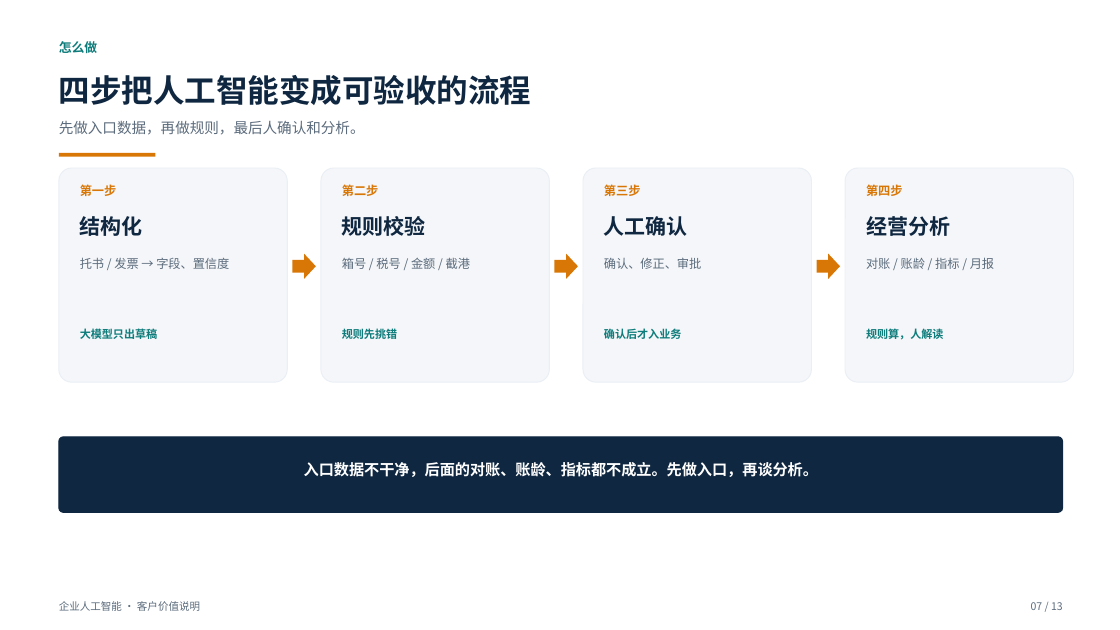
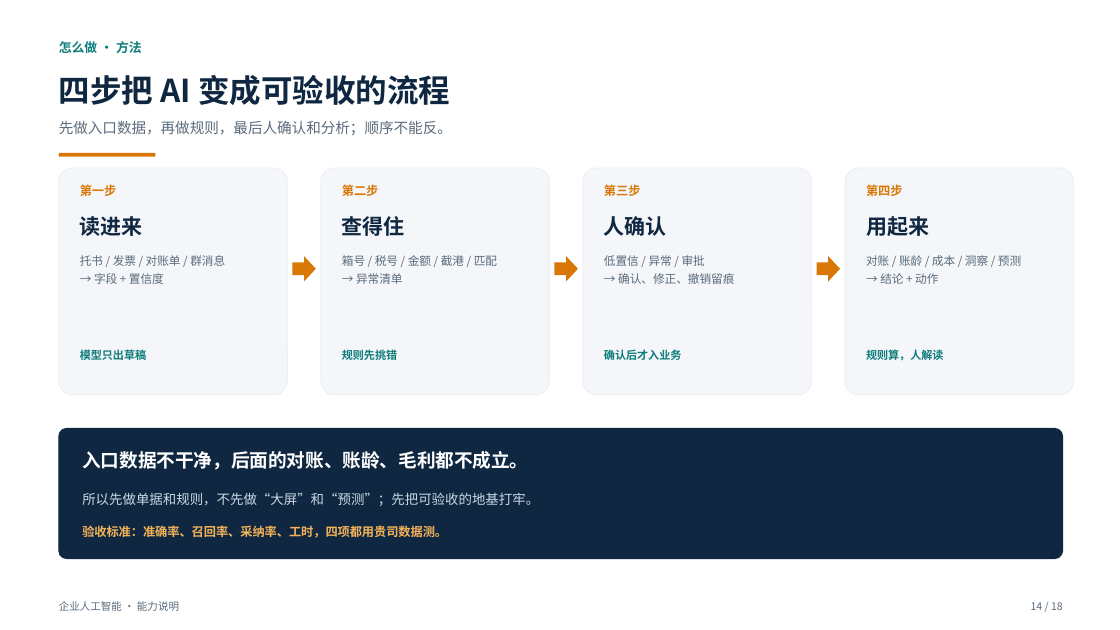
Before and after one commit to roma007/Enterprise-AI, a slide deck: slide 14 of 会客包/reports/客户老板版_系统能力介绍_2026-11-08.pptx (slide 7 before the commit). Drawn at 1120x630 pixels with LibreOffice and Linux fonts; fonts in the diff are those of the drawing. Boxes give left, top, right and bottom in pixels: in the first picture for what was removed or moved away, otherwise in the second. Text is boxed around its words. In the diff, an @@ line names an element or a change of style, - is before the commit and + after.

Commit message:
docs(会客包): 客户老板版 PPT 重构为 18 页
图无影响：仅客户版 PPT、讲稿与会客材料；按好处/能力/表现/做法/条件重排，覆盖 AI-41~AI-50 已实现/演示能力，未改实施全景图节点。

```diff
--- a/会客包/reports/客户老板版_系统能力介绍_2026-11-08.pptx
+++ b/会客包/reports/客户老板版_系统能力介绍_2026-11-08.pptx
@@ text at <box>59,41,142,53</box>: text changed @@
-怎么做
+怎么做 · 方法
@@ text at <box>59,75,450,105</box>: text changed @@
-四步把人工智能变成可验收的流程
+四步把 AI 变成可验收的流程
@@ text at <box>59,121,452,135</box>: text changed @@
-先做入口数据，再做规则，最后人确认和分析。
+先做入口数据，再做规则，最后人确认和分析；顺序不能反。
@@ rounded rectangle: place and size @@
-rounded rectangle at <box>59,168,287,382</box>
+rounded rectangle at <box>59,168,287,395</box>
@@ rounded rectangle: place and size @@
-rounded rectangle at <box>321,168,549,382</box>
+rounded rectangle at <box>321,168,549,395</box>
@@ rounded rectangle: place and size @@
-rounded rectangle at <box>583,168,812,382</box>
+rounded rectangle at <box>583,168,812,395</box>
@@ rounded rectangle: place and size @@
-rounded rectangle at <box>845,168,1074,382</box>
+rounded rectangle at <box>845,168,1074,395</box>
@@ text at <box>80,216,143,236</box>: text changed @@
-结构化
+读进来
@@ text at <box>342,216,405,236</box>: text changed @@
-规则校验
+查得住
@@ text at <box>604,216,667,236</box>: text changed @@
-人工确认
+人确认
@@ text at <box>866,216,929,236</box>: text changed @@
-经营分析
+用起来
@@ text at <box>80,255,225,284</box>: text changed; size 10.5 to 10 pt @@
-托书 / 发票 → 字段、置信度
+托书 / 发票 / 对账单 / 群消息
+→ 字段 + 置信度
@@ text at <box>342,255,497,284</box>: text changed; size 10.5 to 10 pt @@
-箱号 / 税号 / 金额 / 截港
+箱号 / 税号 / 金额 / 截港 / 匹配
+→ 异常清单
@@ text at <box>604,255,734,284</box>: text changed; size 10.5 to 10 pt @@
-确认、修正、审批
+低置信 / 异常 / 审批
+→ 确认、修正、撤销留痕
@@ text at <box>866,255,1021,284</box>: text changed; size 10.5 to 10 pt @@
-对账 / 账龄 / 指标 / 月报
+对账 / 账龄 / 成本 / 洞察 / 预测
+→ 结论 + 动作
@@ text at <box>80,347,146,362</box>: text changed @@
-大模型只出草稿
+模型只出草稿
@@ 3 texts: place and size @@
-3 texts at <box>342,327,943,342</box>
+3 texts at <box>342,347,943,362</box>
@@ rounded rectangle: place and size @@
-rounded rectangle at <box>59,437,1063,513</box>
+rounded rectangle at <box>59,429,1063,559</box>
@@ text at <box>82,451,528,470</box>: text changed; size 13 to 16 pt @@
-入口数据不干净，后面的对账、账龄、指标都不成立。先做入口，再谈分析。
+入口数据不干净，后面的对账、账龄、毛利都不成立。
@@ text added at <box>82,492,539,506</box>, 11.5 pt, text #C9D8E6 @@
+所以先做单据和规则，不先做“大屏”和“预测”；先把可验收的地基打牢。
@@ text added at <box>82,525,447,538</box>, 10.5 pt, text #F5B45A, bold @@
+验收标准：准确率、召回率、采纳率、工时，四项都用贵司数据测。
@@ text at <box>59,601,179,611</box>: text changed @@
-企业人工智能 · 客户价值说明
+企业人工智能 · 能力说明
@@ text at <box>1031,602,1063,610</box>: text changed @@
-07 / 13
+14 / 18
```
Also in this commit, not shown: 3 other slides changed, 14 slides added, 9 slides removed, 6 other files.
